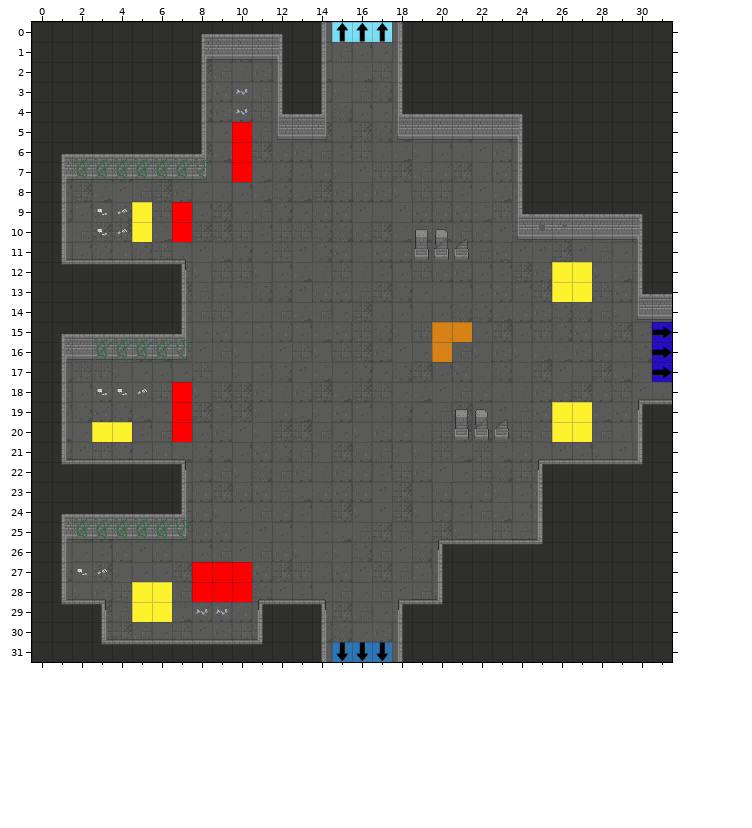
A Tiled map gets an edit: GrupaTNT/Assets/Resources/RoomData/ROOM_3_NSE_3.tmx. The picture above was drawn from the file before the commit.
Cells are 32x32 px. Shown: x 0..31, y 0..31.
After:
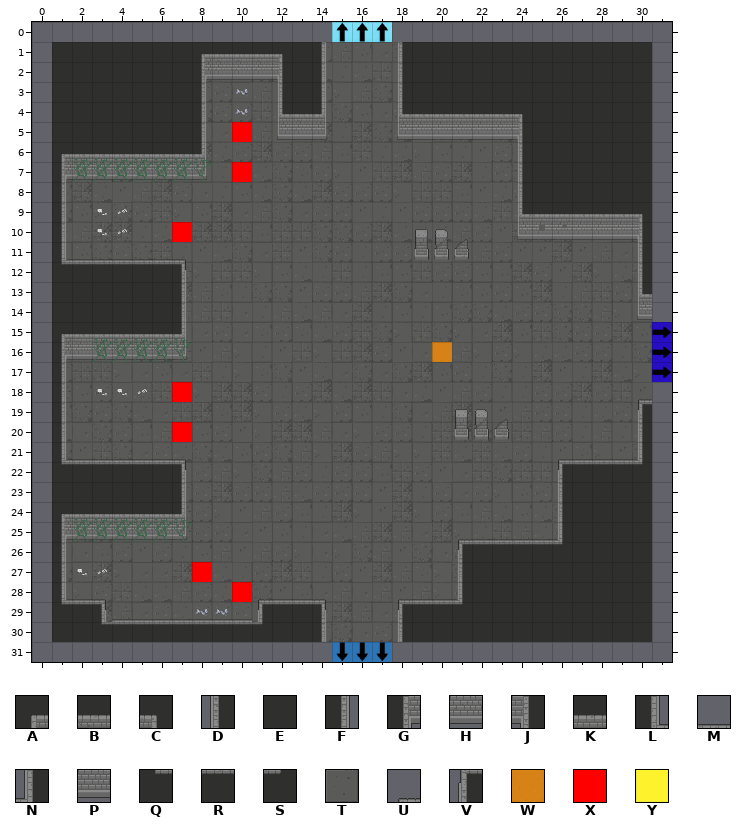
Key: from "Dungeon_Tileset_2": A 3, B 4, C 5, D 16, E 17, F 18, G 19, H 20, J 21, K 33, L 35, M 36, N 37, P 49, Q 51, R 52, S 53, T 88, U 98, V 114; from "flags": W 1, X 8, Y 9.
_ is an empty cell, # one hidden under a higher layer.
See-through tiles are keyed as they look on the map.
Difference:
Layer "Floor":
y 0: x 0..14 ##############T -> _______________; x 18..31 T############# -> ______________
y 1..13: x 0 # -> _; x 31 # -> _
y 14: x 0 # -> _; x 31 T -> _
y 15..17: x 0 # -> _
y 18: x 0 # -> _; x 31 T -> _
y 19..30: x 0 # -> _; x 31 # -> _
y 31: x 0..14 ##############T -> _______________; x 18..31 T############# -> ______________
Layer "Walls":
y 0: x 0..14 EEEEEEEEABBBCEF -> _______________; x 18..31 DEEEEEEEEEEEEE -> ______________
y 1: x 0 E -> _; x 8..12 GHHHJ -> ABBBC; x 31 E -> _
y 2: x 0 E -> _; x 8..12 F___D -> GHHHJ; x 31 E -> _
y 3..12: x 0 E -> _; x 31 E -> _
y 13: x 0 E -> _; x 31 K -> _
y 14: x 0 E -> _; x 31 P -> _
y 15..17: x 0 E -> _
y 18: x 0 E -> _; x 31 M -> _
y 19: x 0 E -> _; x 31 R -> _
y 20..28: x 0 E -> _; x 31 E -> _
y 29: x 0 E -> _; x 4..10 _______ -> MMMMMMM; x 31 E -> _
y 30: x 0 E -> _; x 3..11 LMMMMMMMN -> QRRRRRRRS; x 31 E -> _
y 31: x 0..14 EEEQRRRRRRRSEEF -> _______________; x 18..31 DEEEEEEEEEEEEE -> ______________
Layer "Pillars":
y 6: x 10 X -> _
y 9: x 5 Y -> _; x 7 X -> _
y 10: x 5 Y -> _
y 12..13: x 26..27 YY -> __
y 15: x 20..21 WW -> __
y 19: x 7 X -> _; x 26..27 YY -> __
y 20: x 3..4 YY -> __; x 26..27 YY -> __
y 21: x 25..26 UM -> __
y 22: x 25..26 VR -> __
y 23..24: x 25..26 DE -> __
y 25: x 20..21 UM -> __; x 25..26 NE -> __
y 26: x 20..21 VR -> __; x 25..26 SE -> __
y 27: x 9..10 XX -> __; x 20..21 DE -> __
y 28: x 5..6 YY -> __; x 8..9 XX -> __; x 20..21 NE -> __
y 29: x 5..6 YY -> __; x 20..21 SE -> __
Where, in picture pixels (left, top, right, bottom), the same in both pictures:
changed: (32, 22, 332, 662)
removed: (392, 22, 672, 322)
removed: (432, 322, 472, 342)
removed: (392, 382, 672, 662)
